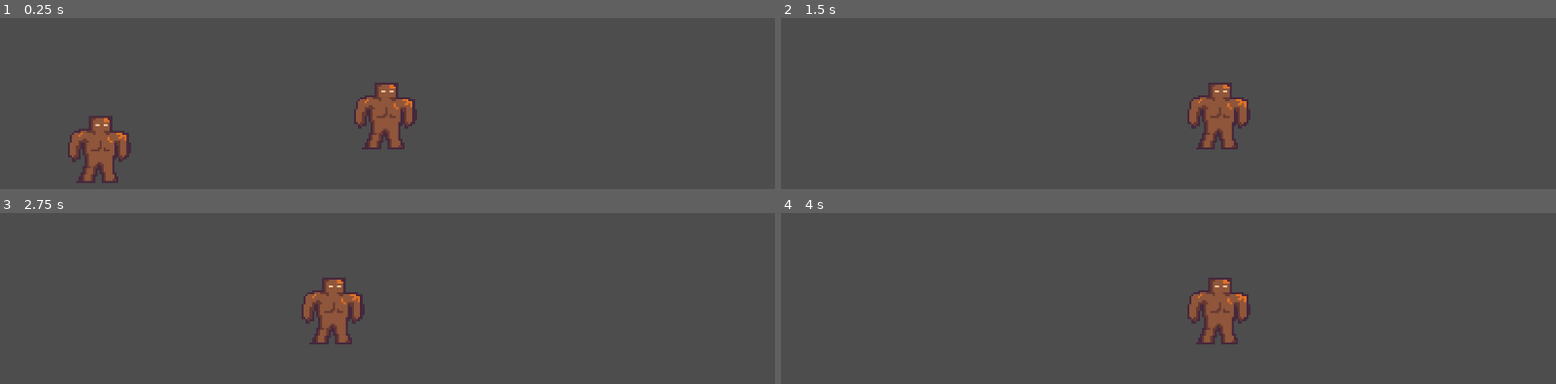
Above: before the commit, frames 1-4 (two rows, left to right).
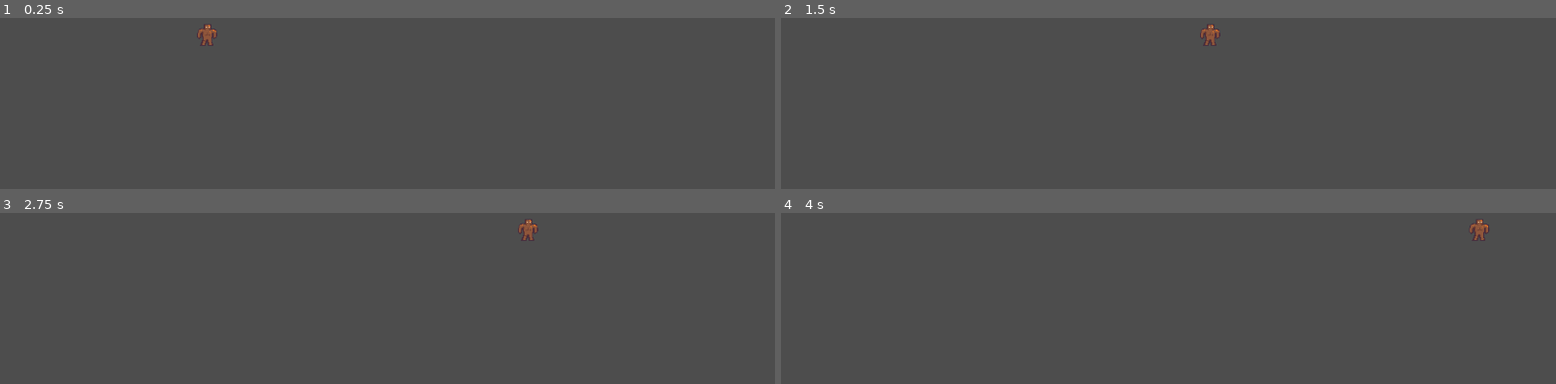
Above: after the commit, the same moments.

Repository: ShadowDragon5/eclipse
Game: Godot game, scene res://scenes/world.tscn
Same seed, same stepped clock (60 frames per second), same inputs: the game is played once before the commit and once after it. Before the commit the project starts from res://scenes/game.tscn.
Inputs:
- Up to frame 1 (0.25 s): no input
- Up to frame 2 (1.5 s): tap Enter (ui_accept) at 0.5, 0.6, 0.77, 1.07, 1.35 s; hold Right (ui_right) from 0.53 s (still down)
- Up to frame 3 (2.75 s): tap Enter (ui_accept) at 1.52, 1.82, 2.1 s; release Right (ui_right) at 2.03 s; hold Left (ui_left) from 2.03 s (still down)
- Up to frame 4 (4 s): release Left (ui_left) at 2.78 s; hold Right (ui_right) from 2.78 s (still down); tap Enter (ui_accept) at 2.85, 3.02, 3.32, 3.6, 3.77 s

The runs differ from the first frame. In frame 1, 4.4% of the frame differs, in the area x 8-54%, y 3-97%; in frame 2, 2.3%; in frame 3, 2.3%; in frame 4, 2.3%.

Commit message:
Updated player
moved player script to player scene and updated player movement logic

Diff:
--- a/project.godot
+++ b/project.godot
@@ -11,7 +11,7 @@
 [application]
 
 config/name="Eclipse"
-run/main_scene="res://scenes/game.tscn"
+run/main_scene="res://scenes/world.tscn"
 config/features=PackedStringArray("4.2", "GL Compatibility")
 config/icon="res://icon.svg"
 
--- a/scenes/game.tscn
+++ /dev/null
@@ -1,40 +0,0 @@
-[gd_scene load_steps=5 format=3 uid="uid://dweclt0lai76f"]
-
-[ext_resource type="PackedScene" uid="uid://ddk81een0w54a" path="res://scenes/player.tscn" id="1_mtwqg"]
-[ext_resource type="Script" path="res://scripts/player.gd" id="2_r685s"]
-
-[sub_resource type="WorldBoundaryShape2D" id="WorldBoundaryShape2D_hk4ig"]
-distance = -1.0
-
-[sub_resource type="WorldBoundaryShape2D" id="WorldBoundaryShape2D_yit4r"]
-normal = Vector2(2.08165e-12, 1)
-
-[node name="Game" type="Node2D"]
-
-[node name="player" parent="." instance=ExtResource("1_mtwqg")]
-position = Vector2(40, -16)
-script = ExtResource("2_r685s")
-
-[node name="Camera2D" type="Camera2D" parent="player"]
-position = Vector2(1, -15)
-zoom = Vector2(3.125, 3.125)
-process_callback = 0
-position_smoothing_enabled = true
-position_smoothing_speed = 10.0
-
-[node name="StaticBody2D" type="StaticBody2D" parent="."]
-position = Vector2(0, 72)
-
-[node name="CollisionShape2D" type="CollisionShape2D" parent="StaticBody2D"]
-position = Vector2(2.08165e-12, 2.08165e-12)
-shape = SubResource("WorldBoundaryShape2D_hk4ig")
-
-[node name="StaticBody2D3" type="StaticBody2D" parent="."]
-position = Vector2(-51, -94)
-
-[node name="CollisionShape2D" type="CollisionShape2D" parent="StaticBody2D3"]
-position = Vector2(51, -42)
-shape = SubResource("WorldBoundaryShape2D_yit4r")
-
-[node name="player2" parent="." instance=ExtResource("1_mtwqg")]
-position = Vector2(-96, 0)
--- a/scenes/player.tscn
+++ b/scenes/player.tscn
@@ -1,11 +1,13 @@
-[gd_scene load_steps=3 format=3 uid="uid://ddk81een0w54a"]
+[gd_scene load_steps=4 format=3 uid="uid://ddk81een0w54a"]
 
+[ext_resource type="Script" path="res://scripts/player.gd" id="1_h3a73"]
 [ext_resource type="Texture2D" uid="uid://cpv50atu3erv7" path="res://assets/sprites/player.png" id="1_nl0nw"]
 
 [sub_resource type="RectangleShape2D" id="RectangleShape2D_exg2e"]
 size = Vector2(23, 32)
 
 [node name="player" type="CharacterBody2D"]
+script = ExtResource("1_h3a73")
 
 [node name="Sprite2D" type="Sprite2D" parent="."]
 texture_filter = 1
--- /dev/null
+++ b/scenes/world.tscn
@@ -0,0 +1,28 @@
+[gd_scene load_steps=4 format=3 uid="uid://dweclt0lai76f"]
+
+[ext_resource type="PackedScene" uid="uid://ddk81een0w54a" path="res://scenes/player.tscn" id="1_s6c5f"]
+
+[sub_resource type="WorldBoundaryShape2D" id="WorldBoundaryShape2D_hk4ig"]
+distance = -1.0
+
+[sub_resource type="WorldBoundaryShape2D" id="WorldBoundaryShape2D_yit4r"]
+normal = Vector2(2.08165e-12, 1)
+
+[node name="World" type="Node2D"]
+
+[node name="StaticBody2D" type="StaticBody2D" parent="."]
+position = Vector2(367, 646)
+
+[node name="CollisionShape2D" type="CollisionShape2D" parent="StaticBody2D"]
+position = Vector2(2.08165e-12, 2.08165e-12)
+shape = SubResource("WorldBoundaryShape2D_hk4ig")
+
+[node name="StaticBody2D3" type="StaticBody2D" parent="."]
+position = Vector2(206, 41)
+
+[node name="CollisionShape2D" type="CollisionShape2D" parent="StaticBody2D3"]
+position = Vector2(51, -42)
+shape = SubResource("WorldBoundaryShape2D_yit4r")
+
+[node name="player" parent="." instance=ExtResource("1_s6c5f")]
+position = Vector2(308, 216)
--- a/scripts/player.gd
+++ b/scripts/player.gd
@@ -1,28 +1,29 @@
 extends CharacterBody2D
 
+@export var max_speed = 400
+@export var accel = 1500
+@export var friction = 600
 
-const SPEED = 300.0
-const JUMP_VELOCITY = -400.0
-
-# Get the gravity from the project settings to be synced with RigidBody nodes.
-var gravity = ProjectSettings.get_setting("physics/2d/default_gravity")
-
+var input = Vector2.ZERO
 
 func _physics_process(delta):
-	# Add the gravity.
-	# if not is_on_floor():
-	# 	velocity.y += gravity * delta
+	player_movement(delta)
 
-	# Handle jump.
-	if Input.is_action_just_pressed("ui_accept") and is_on_floor():
-		velocity.y = JUMP_VELOCITY
+func get_input():
+	input.x = int(Input.is_action_pressed("ui_right")) - int(Input.is_action_pressed("ui_left"))
+	input.y = int(Input.is_action_pressed("ui_down")) - int(Input.is_action_pressed("ui_up"))
+	return input.normalized()
 
-	# Get the input direction and handle the movement/deceleration.
-	# As good practice, you should replace UI actions with custom gameplay actions.
-	var direction = Input.get_axis("ui_left", "ui_right")
-	if direction:
-		velocity.x = direction * SPEED
+func player_movement(delta):
+	input = get_input()
+
+	if input == Vector2.ZERO:
+		if velocity.length()> (friction*delta):
+			velocity -= velocity.normalized()*(friction*delta)	#stopping or decelerating
+		else:
+			velocity = Vector2.ZERO		#full stop
 	else:
-		velocity.x = move_toward(velocity.x, 0, SPEED)
+		velocity+=(input*accel*delta)	#speed up
+		velocity = velocity.limit_length(max_speed)	#limit speed
 
 	move_and_slide()
